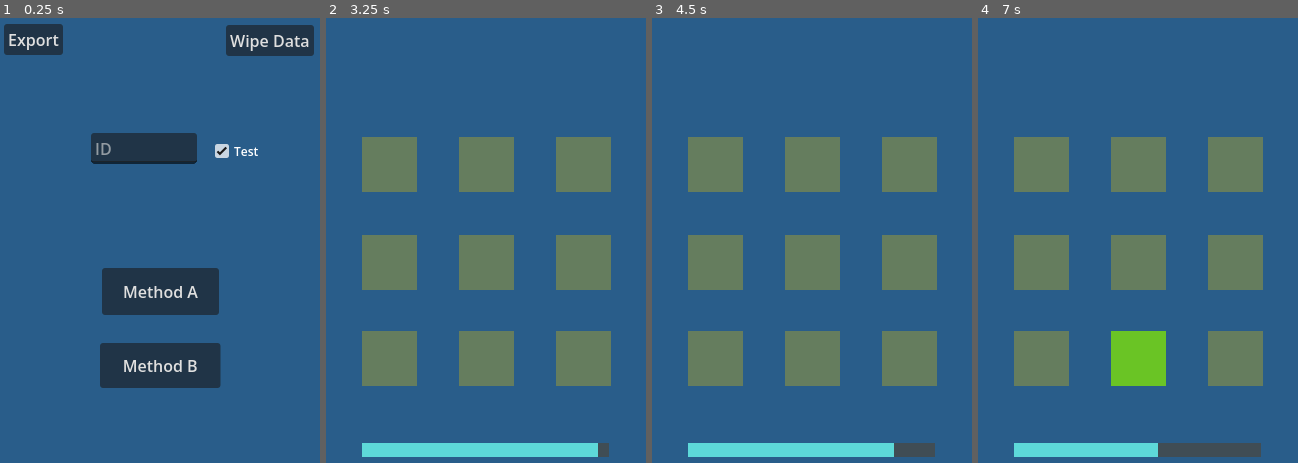
Above: before the commit, frames 1-4 (left to right).
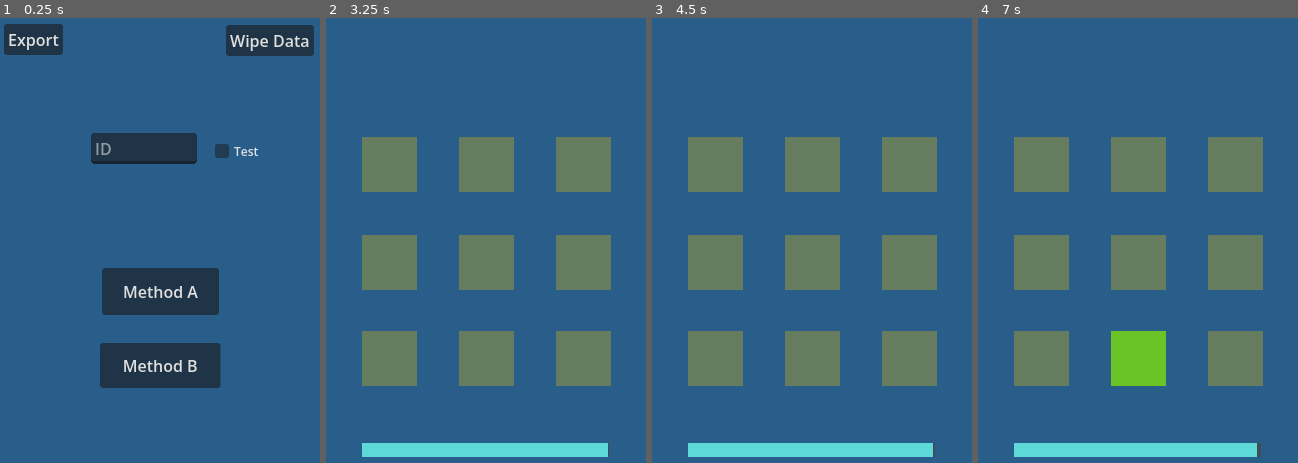
Above: after the commit, the same moments.

Repository: WyattMacKay/cs-4065-project
Game: Godot game, scene res://scenes/game_windows/main/main_window.tscn
Same seed, same stepped clock (60 frames per second), same inputs: the game is played once before the commit and once after it.
Inputs (mouse positions are in pixels of both pictures, inside the frame that each line leads up to):
- Up to frame 1 (0.25 s): no input
- Up to frame 2 (3.25 s): click (470, 147) at 0.52 s; type "12" at 0.6 s; click "Export" at 1.25 s; click "Method A" at 2 s; click "START" at 2.75 s
- Up to frame 3 (4.5 s): move the mouse to (716, 164) at 3.52 s; tap I at 3.6, 4.35 s; click (716, 164) at 3.67 s; move the mouse to (812, 164) at 4.27 s; click (812, 164) at 4.42 s
- Up to frame 4 (7 s): move the mouse to (1234, 164) at 5.02 s; tap I at 5.1, 5.85, 6.6 s; click (1234, 164) at 5.17 s; move the mouse to (1042, 262) at 5.77 s; click (1042, 262) at 5.92 s; move the mouse to (1138, 262) at 6.52 s; click (1138, 262) at 6.67 s

The runs differ from the first frame. In frame 1, 0.2% of the frame differs, in the area x 67-81%, y 28-32%; in frame 2, 0.1%; in frame 3, 0.4%; in frame 4, 1.0%, in the area x 56-88%, y 95-99%.

Commit message:
Final touches

Diff:
--- a/scenes/game_windows/game_scene.gd
+++ b/scenes/game_windows/game_scene.gd
@@ -17,7 +17,7 @@
 
 const SPAWN_SPEED_FLOOR := 2.0 # Time between spawns in seconds
 const SPAWN_SEED_CEILING := 5.0
-const EXPERIMENT_DURATION := 10 # Entire experiment time in seconds
+const EXPERIMENT_DURATION := 300 # Entire experiment time in seconds
 const MAIN_MENU := "res://scenes/game_windows/main/main_window.tscn"
 
 
--- a/scenes/game_windows/main/main_window.tscn
+++ b/scenes/game_windows/main/main_window.tscn
@@ -76,7 +76,6 @@
 offset_right = 234.0
 offset_bottom = 146.0
 theme = SubResource("Theme_vrjg8")
-button_pressed = true
 text = "Test"
 
 [connection signal="pressed" from="HCIButton" to="." method="_on_hci_button_pressed"]
